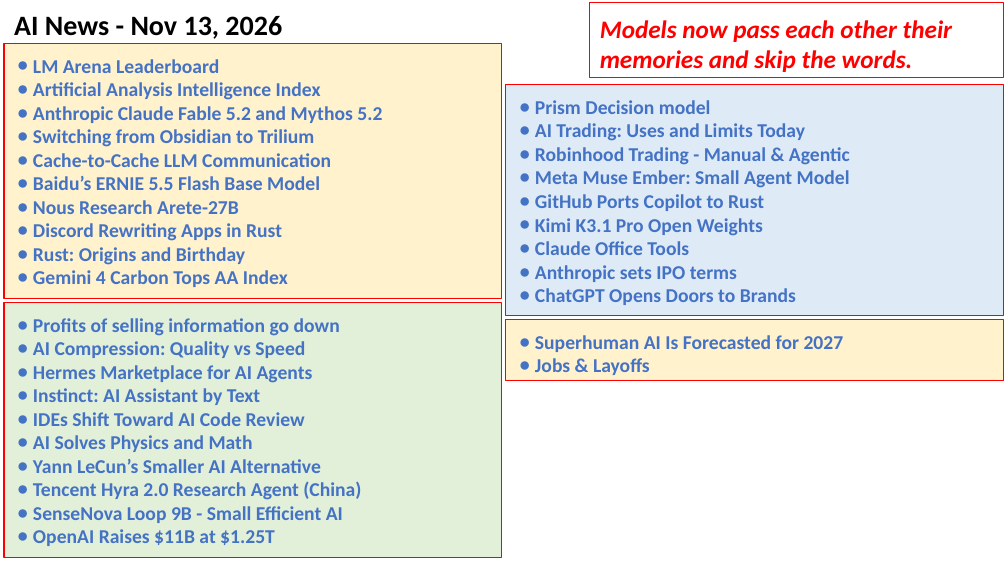
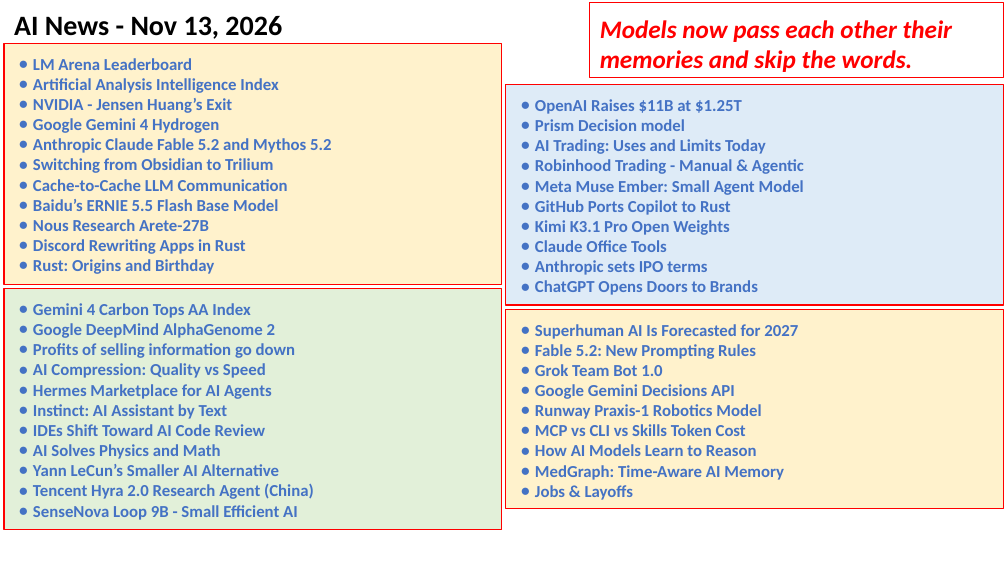
Before and after one commit to lselector/seminar, a slide deck: slide 1 of 2026/2026-11-13-AI-News.pptx. Drawn at 1008x567 pixels with LibreOffice and Linux fonts; fonts in the diff are those of the drawing. Boxes give left, top, right and bottom in pixels: in the first picture for what was removed or moved away, otherwise in the second. Text is boxed around its words. In the diff, an @@ line names an element or a change of style, - is before the commit and + after.

```diff
--- a/2026/2026-11-13-AI-News.pptx
+++ b/2026/2026-11-13-AI-News.pptx
@@ rectangle "LM Arena Leaderboard": place and size @@
-rectangle "LM Arena Leaderboard" at <box>4,43,502,298</box>
+rectangle "LM Arena Leaderboard" at <box>4,43,502,284</box>
@@ text in rectangle at <box>33,58,331,274</box>: size 14 to 12 pt in "LM Arena Leaderboard", "Artificial Analysis Intelligence Index", "Anthropic Claude Fable 5.2 and Mythos 5.2", "Switching from Obsidian to Trilium" and 5 more places; indent changed @@
@@ rectangle "OpenAI Raises $11B at $1.25T": place and size @@
-rectangle "OpenAI Raises $11B at $1.25T" at <box>506,85,1004,316</box>
+rectangle "OpenAI Raises $11B at $1.25T" at <box>506,85,1004,305</box>
@@ text in rectangle at <box>33,98,232,133</box>: paragraphs added @@
+● NVIDIA - Jensen Huang’s Exit
+● Google Gemini 4 Hydrogen
@@ text in rectangle at <box>535,99,742,114</box>: paragraph added @@
+● OpenAI Raises $11B at $1.25T
@@ text in rectangle at <box>535,119,804,295</box>: size 14 to 12 pt in "Prism Decision model", "AI Trading: Uses and Limits Today", "Robinhood Trading - Manual & Agentic", "Meta Muse Ember: Small Agent Model" and 5 more places; indent changed @@
@@ rectangle "Gemini 4 Carbon Tops AA ...": place and size @@
-rectangle "Gemini 4 Carbon Tops AA ..." at <box>4,302,502,557</box>
+rectangle "Gemini 4 Carbon Tops AA ..." at <box>4,288,502,529</box>
@@ text in rectangle at <box>33,270,288,287</box>: paragraph removed @@
-● Gemini 4 Carbon Tops AA Index
@@ text in rectangle at <box>33,303,275,338</box>: paragraphs added @@
+● Gemini 4 Carbon Tops AA Index
+● Google DeepMind AlphaGenome 2
@@ rectangle "Superhuman AI Is Forecasted for ...": place and size @@
-rectangle "Superhuman AI Is Forecasted for ..." at <box>506,320,1004,380</box>
+rectangle "Superhuman AI Is Forecasted for ..." at <box>506,309,1004,509</box>
@@ text in rectangle at <box>535,324,798,500</box>: size 14 to 12 pt in "Superhuman AI Is Forecasted for 2027", "Jobs & Layoffs"; indent changed @@
@@ text in rectangle at <box>33,343,314,520</box>: size 14 to 12 pt in "Profits of selling information go down", "AI Compression: Quality vs Speed", "Hermes Marketplace for AI Agents", "Instinct: AI Assistant by Text" and 5 more places; indent changed @@
@@ text in rectangle at <box>535,344,784,480</box>: paragraphs added @@
+● Fable 5.2: New Prompting Rules
+● Grok Team Bot 1.0
+● Google Gemini Decisions API
+● Runway Praxis-1 Robotics Model
+● MCP vs CLI vs Skills Token Cost
+● How AI Models Learn to Reason
+● MedGraph: Time-Aware AI Memory
@@ text in rectangle at <box>33,529,275,546</box>: paragraph removed @@
-● OpenAI Raises $11B at $1.25T
```
Also in this commit, not shown: 3 other slides changed, 4 slides added.
